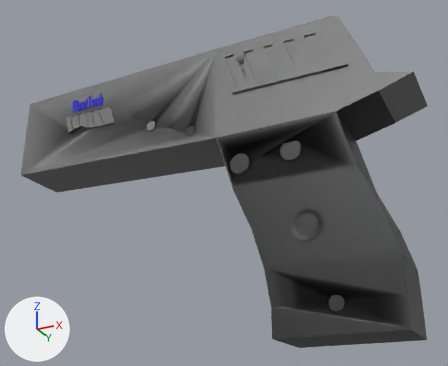
Renders of the FBX model Assets/Models/WestTechTN90Pistol.fbx from each side of a commit.
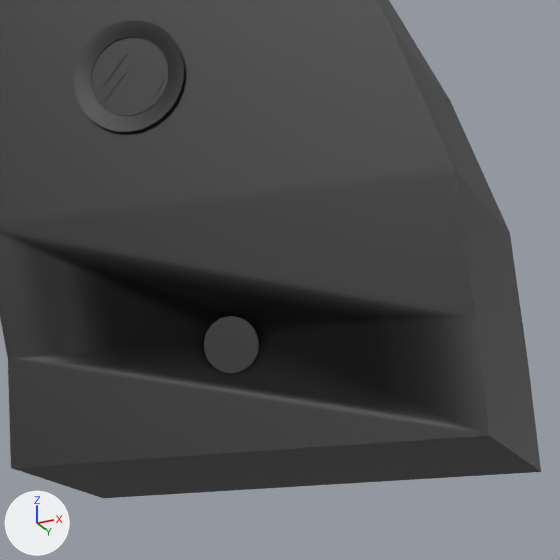
Each version is shown whole from a camera (50 mm lens) standing at (0.09, -0.2658, -0.0368) and looking at (-0.0439, 0.002, 0.0837), then close up on the part from 60% to 97% of the width and 55% to 100% of the height. Every picture has the same lights, and +X, +Y and +Z are marked at lower left. Where no turn or scale is listed for an object, it has been applied to the vertices.

In view in the first close-up: 'Pistol'.
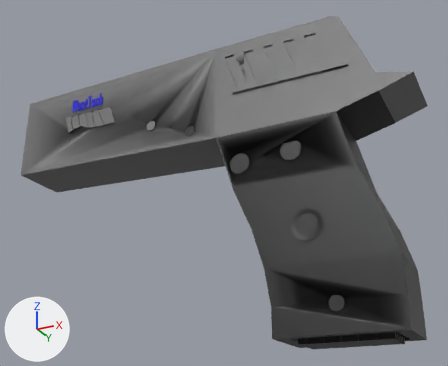
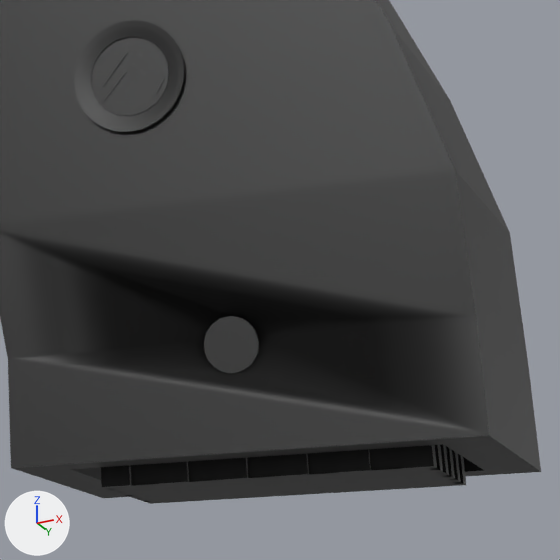
The newer file is also turned or shifted as a whole; pictures and numbers use the older file's frame.

Location of each change, (x1, y1, x2, y2) in pixels of the close-ups (560 x 560 px):
'Ammo', added (black): after (101, 444, 466, 504)
part 1 of me_circle, built on: (13, 435, 541, 498) in both

The edits, one by one:
Material 'Material.010' (mat_material_010) is new.
Its base color is (0.0, 0.0, 0.0) (black #000000).
me_circle has 3222 vertices, 3182 faces and spans x -0.115..0.114, y -0.019..0.019, z -0.08..0.073.
me_circle is used by ob_pistol; location (-0.0546, 0.0, 0.0799).
Verts and faces of me_circle; kept vertices keep their numbers, new ones are numbered from 3222.
Before the commit, vertices of me_circle: 2202 (0.043, -0.016, -0.08) at pixel (10, 467), 2205 (0.043, 0.016, -0.08) at pixel (103, 498), 2207 (0.101, 0.016, -0.08) at pixel (541, 471), 2208 (0.101, -0.016, -0.08) at pixel (489, 435).
Part 1, on me_circle:
Faces deleted: (2202, 2205, 2207, 2208).
New vertex 3222 is at (0.049, -0.012, -0.08), pixel (69, 469).
New vertex 3223 is at (0.049, 0.012, -0.08).
New vertex 3224 is at (0.049, -0.012, -0.054).
New vertex 3225 is at (0.049, 0.012, -0.054).
New vertices 3226 to 3229 stand at vertices 3222 to 3225, in that order, plus (0.045, 0.0, 0.0).
New faces: (3223, 3227, 3229, 3225), (2202, 2205, 3223, 3222), (2202, 3222, 3226, 2208), (2205, 2207, 3227, 3223), (2207, 2208, 3226, 3227), (3224, 3225, 3229, 3228) (mat_material_001 (black #000000)).
New faces: (3222, 3223, 3225, 3224), (3226, 3228, 3229, 3227), (3222, 3224, 3228, 3226) (mat_material_001 (black #000000)).
Mesh me_cube_007 is new.
It has 368 vertices, 366 faces and spans x -0.0206..0.0206, y -0.0092..0.0092, z -0.0098..0.0098.
It uses material mat_material_010 (black #000000).
Object 'Ammo' (ob_ammo) is new; it shows me_cube_007.
Its location is (0.0172, 0.0012, 0.0083).
